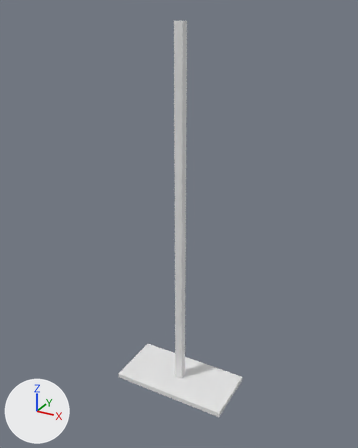
Two versions of the FBX model TimeBannana/Assets/GameMeshes/Pendulums/Platform_Pendulum.FBX, one commit apart.
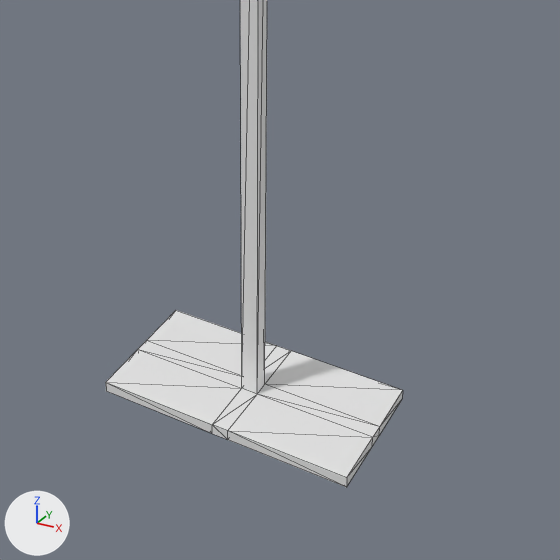
There are two pictures of each version: one whole from a camera (50 mm lens) standing at (8.19, -14.98, 0.43) and looking at (-0.07, 0.02, -7.08), one close up on the part from 21% to 86% of the width and 48% to 100% of the height. Arrows for +X, +Y and +Z are at lower left; the lights stay in place. The close-ups show mesh edges as thin lines. Where no turn or scale is listed for an object, it has been applied to the vertices.

Names of what the first close-up shows: 'Platform_Pendulum'.
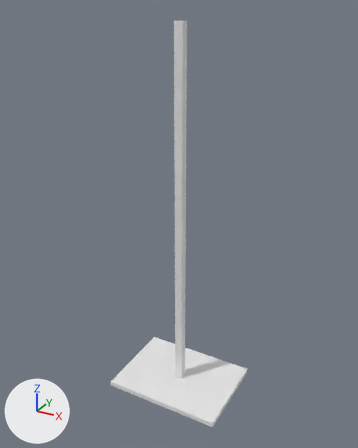
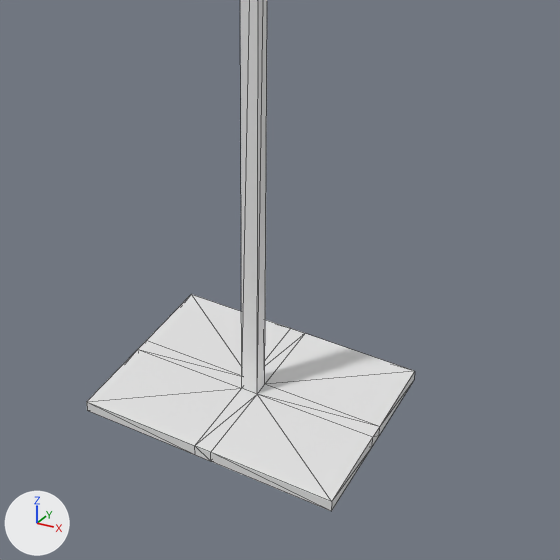
Where the newer file only moved an object's origin or applied its transform, the numbers keep the older frame.

Edits to the scene script, one JSON object a line:
```json
{"block": "me_mesh", "where": "me_mesh.from_pydata(...)  # 36 vertices, 66 faces; spans x -2.4..2.4, y -1.2..1.2, z -14.39..0.0"}
{"block": "me_mesh", "where": "# used by ob_platform_pendulum; location = (0.0, 0.0, 0.0)"}
{"block": "me_mesh", "where": "# before: 0 (-2.4, -1.2, -14.19) at pixel (105, 382), 1 (-2.4, -1.2, -14.39) at pixel (106, 390), 2 (-2.4, 1.2, -14.19) at pixel (175, 310), 3 (-2.4, 1.2, -14.39), 4 (2.4, -1.2, -14.19) at pixel (346, 477)"}
{"block": "me_mesh", "where": "# before: 5 (2.4, -1.2, -14.39) at pixel (346, 487), 6 (2.4, 1.2, -14.19) at pixel (402, 390), 7 (2.4, 1.2, -14.39) at pixel (402, 398), 8 (-0.16, -1.2, -14.39) at pixel (212, 433), 9 (0.16, -1.2, -14.39) at pixel (227, 439)"}
{"block": "me_mesh", "where": "# before: 10 (0.16, -1.2, -14.19) at pixel (227, 430), 11 (-0.16, -1.2, -14.19) at pixel (212, 424), 12 (-0.16, 1.2, -14.39), 13 (0.16, 1.2, -14.39), 14 (-0.16, 1.2, -14.19) at pixel (276, 345)"}
{"block": "me_mesh", "where": "# before: 15 (0.16, 1.2, -14.19) at pixel (291, 350)"}
{"block": "me_mesh", "change": "me_mesh part 1"}
{"op": "add", "block": "me_mesh", "code": "for i in [0, 1, 4, 5, *range(8, 12)]: me_mesh.vertices[i].co += Vector((0.0, -0.58, 0.0))"}
{"op": "add", "block": "me_mesh", "code": "for i in [2, 3, 6, 7, *range(12, 16)]: me_mesh.vertices[i].co += Vector((0.0, 0.59, 0.0))"}
```

Changed parts and their boxes (x1, y1, x2, y2) in the close-ups (560 x 560 px; the box of a moved part takes in the faces that stretch with it):
```json
{"object": "Platform_Pendulum", "change": "reshaped", "before": [106, 0, 403, 487], "after": [87, 0, 415, 511]}
{"part": 1, "of": "me_mesh", "change": "moved or reshaped", "before": [106, 310, 403, 487], "after": [87, 294, 415, 511]}
```
